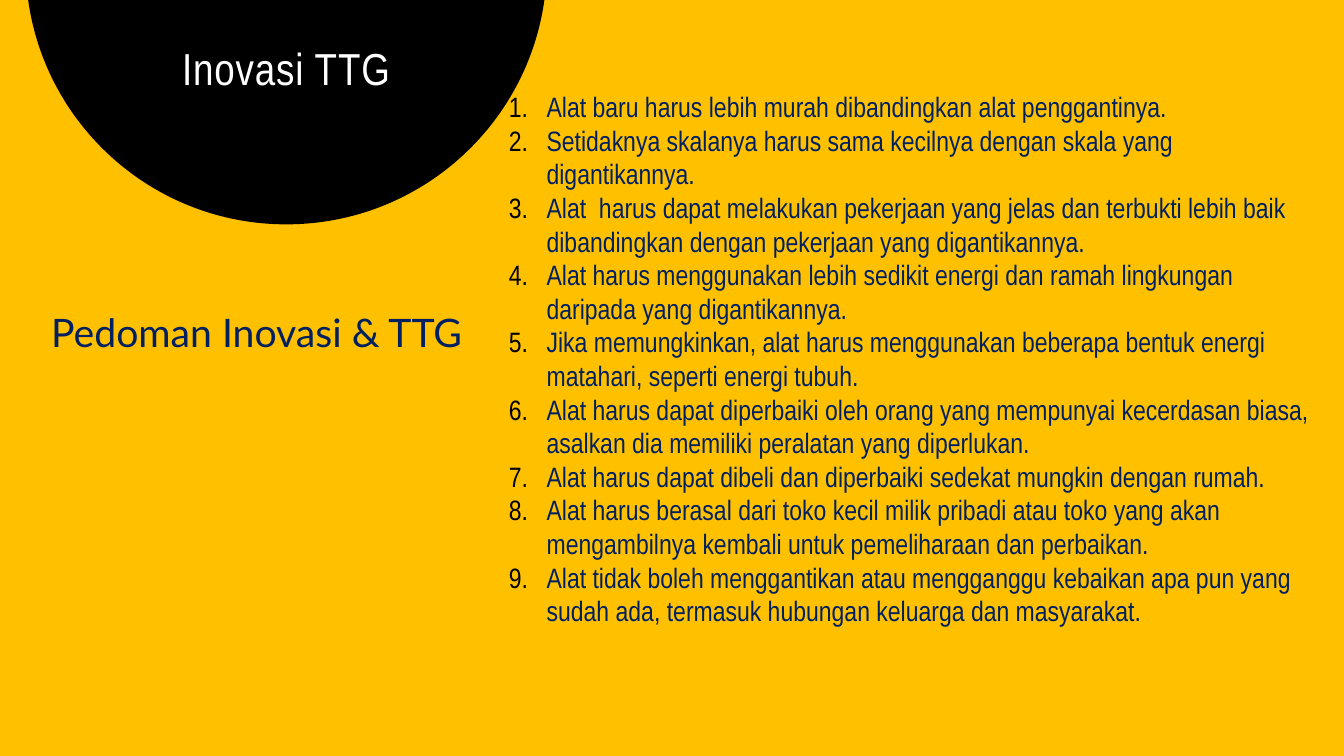
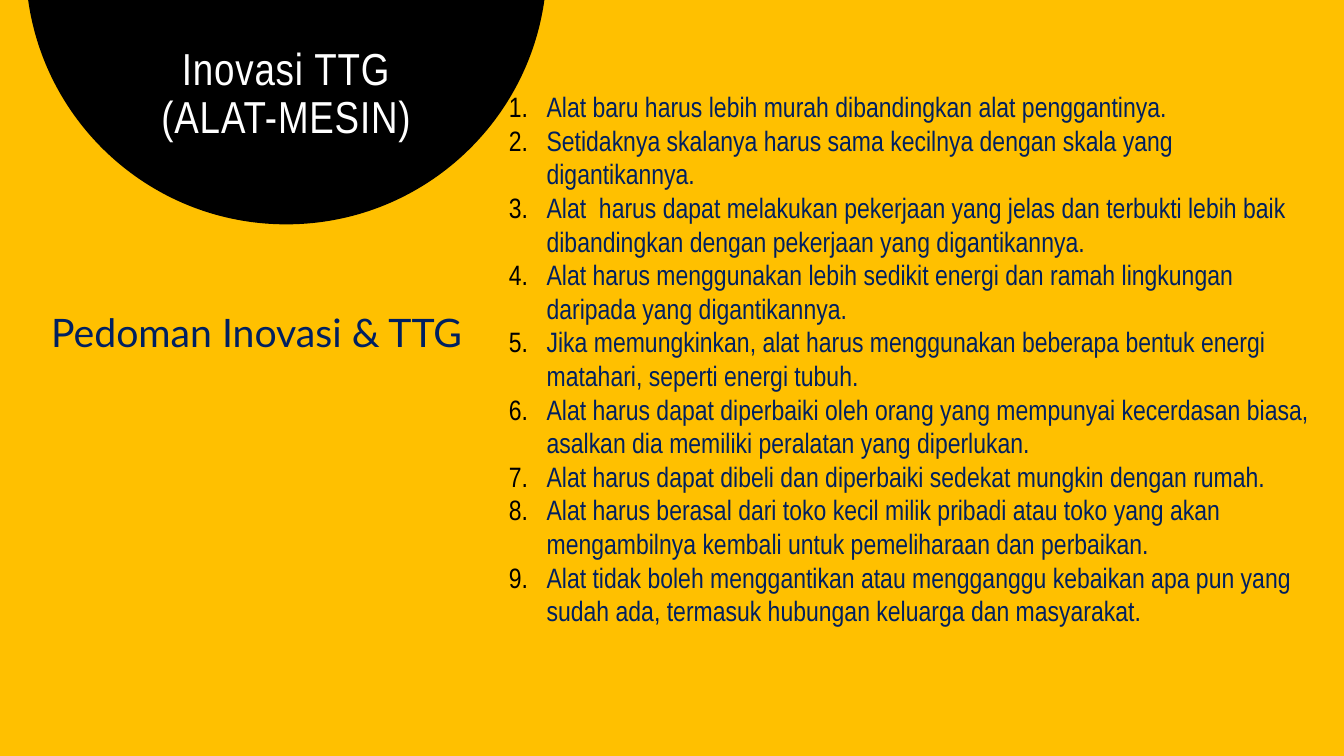
Before and after one commit to chariotofthesun/kkngenap2024, a slide deck: slide 6 of petunjuk teknis luaran kkn untag sby.pptx (slide 4 before the commit). Drawn at 1344x756 pixels with LibreOffice and Linux fonts; fonts in the diff are those of the drawing. Boxes give left, top, right and bottom in pixels: in the first picture for what was removed or moved away, otherwise in the second. Text is boxed around its words. In the diff, an @@ line names an element or a change of style, - is before the commit and + after.

```diff
--- a/petunjuk teknis luaran kkn untag sby.pptx
+++ b/petunjuk teknis luaran kkn untag sby.pptx
@@ title at (161,52,410,142): text changed @@
-Inovasi TTG
+Inovasi TTG
+(ALAT-MESIN)
```
Also in this commit, not shown: 8 other slides changed, 5 slides added, 12 slides removed.
